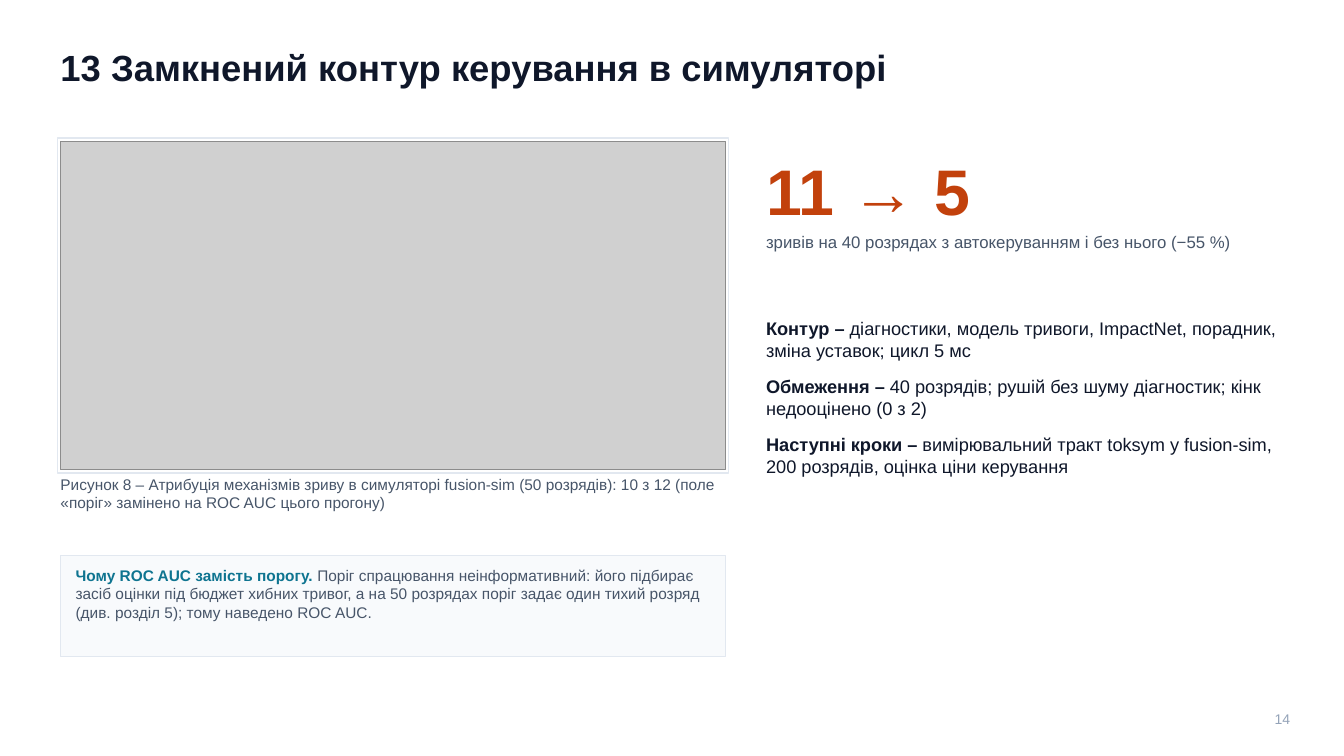
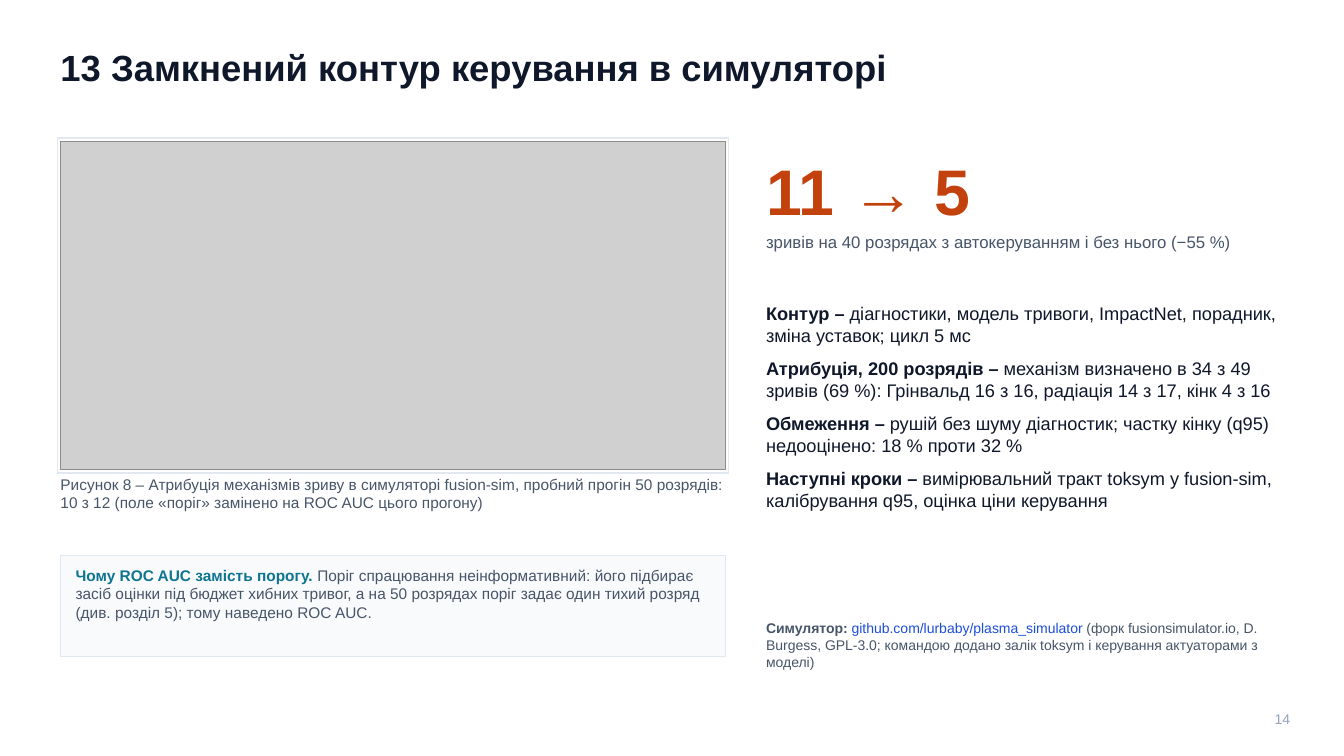
Before and after one commit to llllenah/plasma-disruption-prediction, a slide deck: slide 14 of docs/presentation.pptx. Drawn at 1344x756 pixels with LibreOffice and Linux fonts; fonts in the diff are those of the drawing; grey boxes stand for pictures. Boxes give left, top, right and bottom in pixels: in the first picture for what was removed or moved away, otherwise in the second. Text is boxed around its words. In the diff, an @@ line names an element or a change of style, - is before the commit and + after.

```diff
--- a/docs/presentation.pptx
+++ b/docs/presentation.pptx
@@ text at bbox=[766, 307, 1276, 346]: less space between paragraphs @@
@@ text "Контур – діагностики, модель тривоги, ...": place and size @@
-text "Контур – діагностики, модель тривоги, ..." at bbox=[766, 322, 1276, 477]
+text "Контур – діагностики, модель тривоги, ..." at bbox=[766, 307, 1276, 511]
@@ text at bbox=[766, 361, 1272, 511]: text changed @@
-Обмеження – 40 розрядів; рушій без шуму діагностик; кінк недооцінено (0 з 2)
-Наступні кроки – вимірювальний тракт toksym у fusion-sim, 200 розрядів, оцінка ціни керування
+Атрибуція, 200 розрядів – механізм визначено в 34 з 49 зривів (69 %): Грінвальд 16 з 16, радіація 14 з 17, кінк 4 з 16
+Обмеження – рушій без шуму діагностик; частку кінку (q95) недооцінено: 18 % проти 32 %
+Наступні кроки – вимірювальний тракт toksym у fusion-sim, калібрування q95, оцінка ціни керування
@@ text at bbox=[60, 478, 723, 511]: text changed @@
-Рисунок 8 – Атрибуція механізмів зриву в симуляторі fusion-sim (50 розрядів): 10 з 12 (поле «поріг» замінено на ROC AUC цього прогону)
+Рисунок 8 – Атрибуція механізмів зриву в симуляторі fusion-sim, пробний прогін 50 розрядів: 10 з 12 (поле «поріг» замінено на ROC AUC цього прогону)
@@ text added at bbox=[766, 623, 1258, 670], 10 pt, text #475569 @@
+Симулятор: github.com/lurbaby/plasma_simulator (форк fusionsimulator.io, D. Burgess, GPL-3.0; командою додано залік toksym і керування актуаторами з моделі)
```
Also in this commit, not shown: 2 other slides changed, 2 other files.
